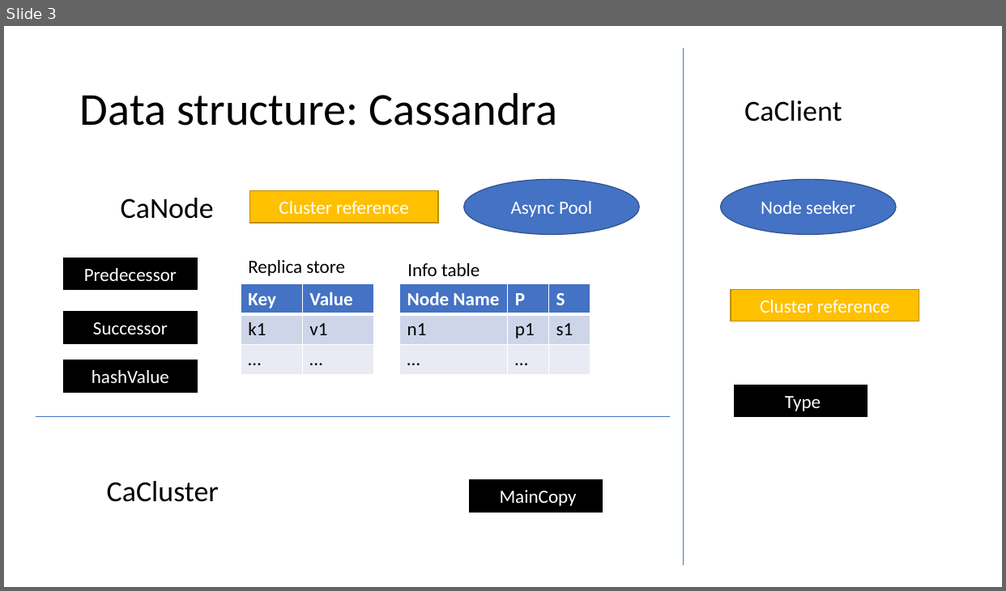
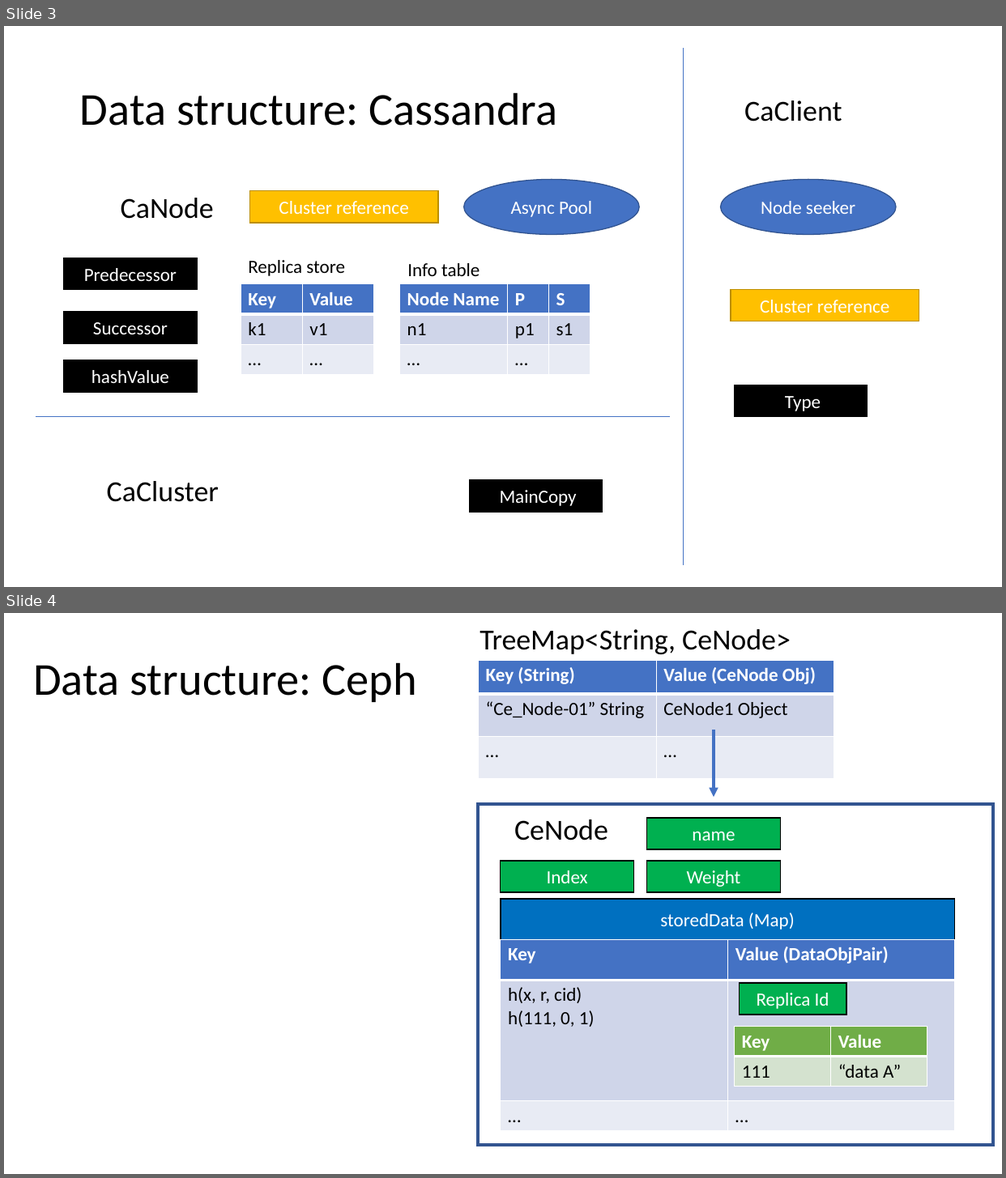
Before and after one commit to Stanxxy/DHTG5, a slide deck: data structure for DHT project.pptx. Shown one above the other, each under a label of ours: slide 3 before the commit, slides 3 and 4 after it. The pictures are 1006x591 and 1006x1178 pixels, drawn with LibreOffice and Linux fonts; fonts in the diff are those of the drawing. Boxes give left, top, right and bottom in pixels: in the first picture for what was removed or moved away, otherwise in the second. Text is boxed around its words. In the diff, an @@ line names an element or a change of style, - is before the commit and + after.

Commit message:
update ppt with ceph

```diff
--- a/data structure for DHT project.pptx
+++ b/data structure for DHT project.pptx
@@ slide 4 added at (x1=4, y1=613, x2=1002, y2=1174), background #FFFFFF @@
@@ text added at (x1=479, y1=629, x2=791, y2=654), 28 pt, text #000000 @@
+TreeMap<String, CeNode>
@@ table added at (x1=479, y1=660, x2=834, y2=778), 3 rows, 2 columns @@
+Key (String) | Value (CeNode Obj)
+“Ce_Node-01” String | CeNode1 Object
+… | …
@@ title added at (x1=33, y1=662, x2=416, y2=702), 44 pt, text #000000 @@
+Data structure: Ceph
@@ arrow added from (714, 730) to (714, 797), #4472C4 3 pt @@
@@ rectangle added at (x1=479, y1=805, x2=994, y2=1145), outline #325491 3 pt @@
@@ text added at (x1=514, y1=820, x2=608, y2=841), 28 pt, text #000000 @@
+CeNode
@@ rectangle added at (x1=647, y1=818, x2=780, y2=850), fill #00B050, outline #000000 1 pt, 18 pt, text #FFFFFF @@
+name
@@ rectangle added at (x1=501, y1=861, x2=633, y2=892), fill #00B050, outline #000000 1 pt, 18 pt, text #FFFFFF @@
+Index
@@ rectangle added at (x1=647, y1=861, x2=780, y2=892), fill #00B050, outline #000000 1 pt, 18 pt, text #FFFFFF @@
+Weight
@@ rectangle added at (x1=501, y1=899, x2=955, y2=940), fill #0070C0, outline #000000 1 pt, 18 pt, text #FFFFFF @@
+storedData (Map)
@@ table added at (x1=501, y1=940, x2=955, y2=1131), 3 rows, 2 columns @@
+Key | Value (DataObjPair)
+h(x, r, cid) / h(111, 0, 1) | 
+… | …
@@ rectangle added at (x1=739, y1=983, x2=847, y2=1014), fill #00B050, outline #000000 1 pt, 18 pt, text #FFFFFF @@
+Replica Id
@@ table added at (x1=735, y1=1027, x2=928, y2=1087), 2 rows, 2 columns @@
+Key | Value
+111 | “data A”
```
